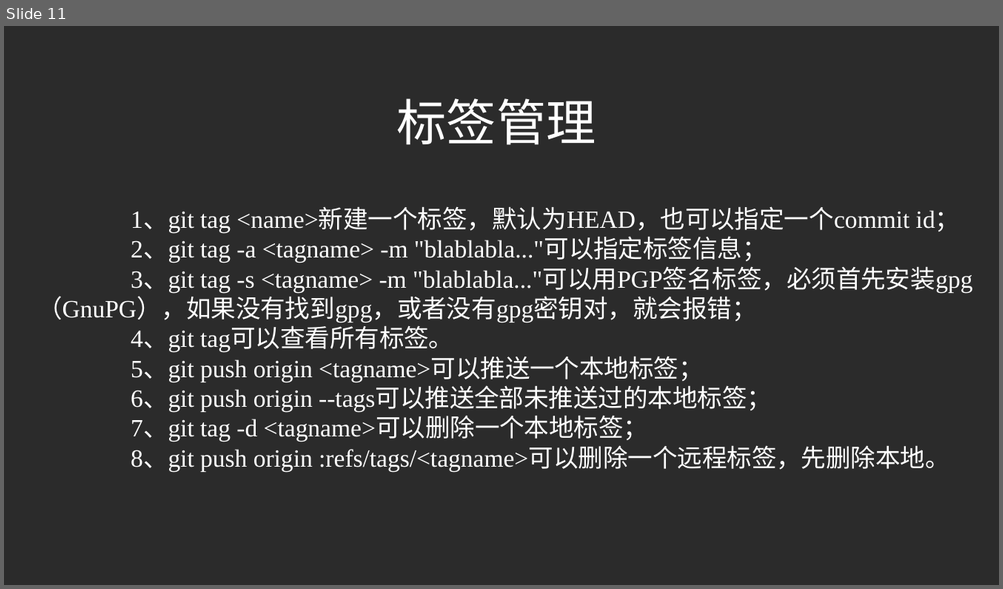
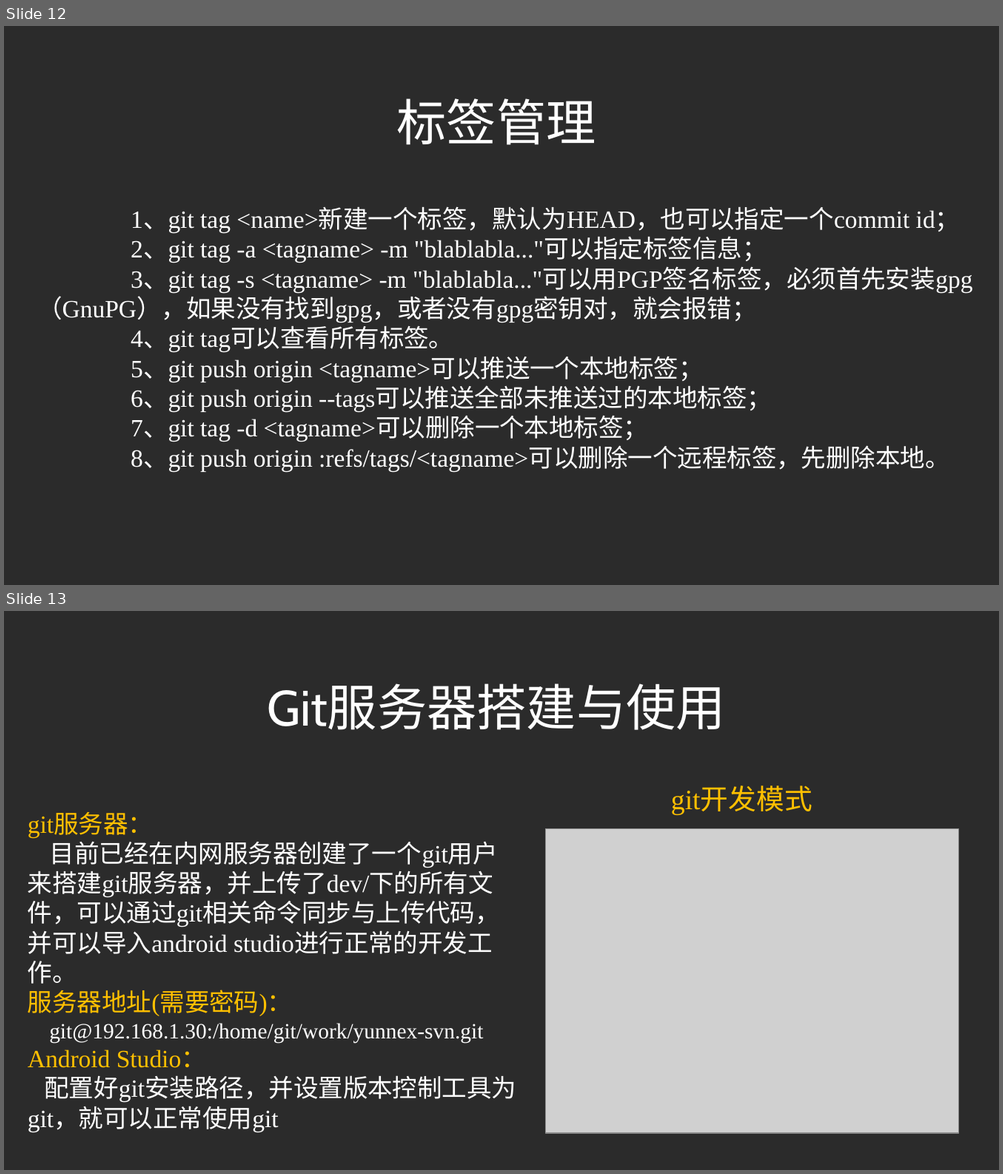
Before and after one commit to liuchangfa/workplace, a slide deck: training/Git/Git.ppt. Shown one above the other, each under a label of ours: slide 11 before the commit, slides 12 and 13 after it. The pictures are 1003x589 and 1003x1174 pixels, drawn with LibreOffice and Linux fonts; fonts in the diff are those of the drawing; grey boxes stand for pictures; background and template pictures are left out; a plain dark background stands for a picture behind light text. Boxes give left, top, right and bottom in pixels: in the first picture for what was removed or moved away, otherwise in the second. Text is boxed around its words. In the diff, an @@ line names an element or a change of style, - is before the commit and + after.

```diff
--- a/training/Git/Git.ppt
+++ b/training/Git/Git.ppt
@@ slide 13 added at [4,611,999,1170], background picture (left out) @@
@@ text added at [267,684,725,730], 32 pt, text #FFFFFF @@
+Git服务器搭建与使用
@@ text added at [671,788,812,815], 18 pt, text #FFC000 @@
+git开发模式
@@ text added at [28,813,516,1132], 16 pt, text #FFFFFF @@
+git服务器：
+目前已经在内网服务器创建了一个git用户来搭建git服务器，并上传了dev/下的所有文件，可以通过git相关命令同步与上传代码，并可以导入android studio进行正常的开发工作。
+服务器地址(需要密码)：
+git@192.168.1.30:/home/git/work/yunnex-svn.git
+Android Studio：
+配置好git安装路径，并设置版本控制工具为git，就可以正常使用git
@@ picture added at [546,829,959,1133] @@
@@ what was slide 11 is now slide 12 @@
```
Also in this commit, not shown: 3 slides changed, 7 other slides added, 7 slides removed.
